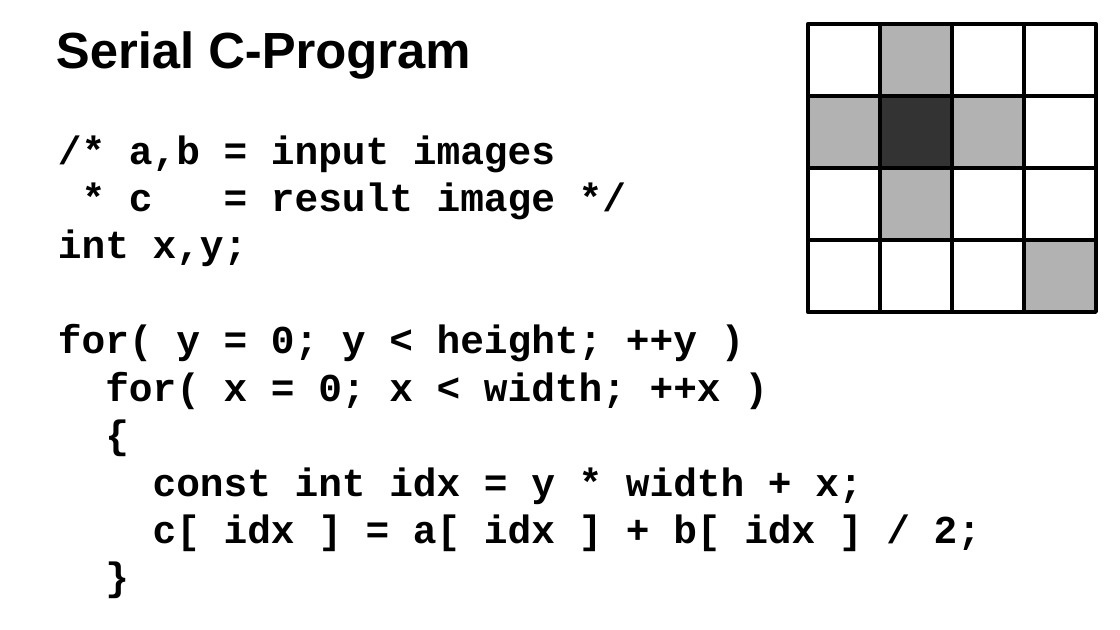
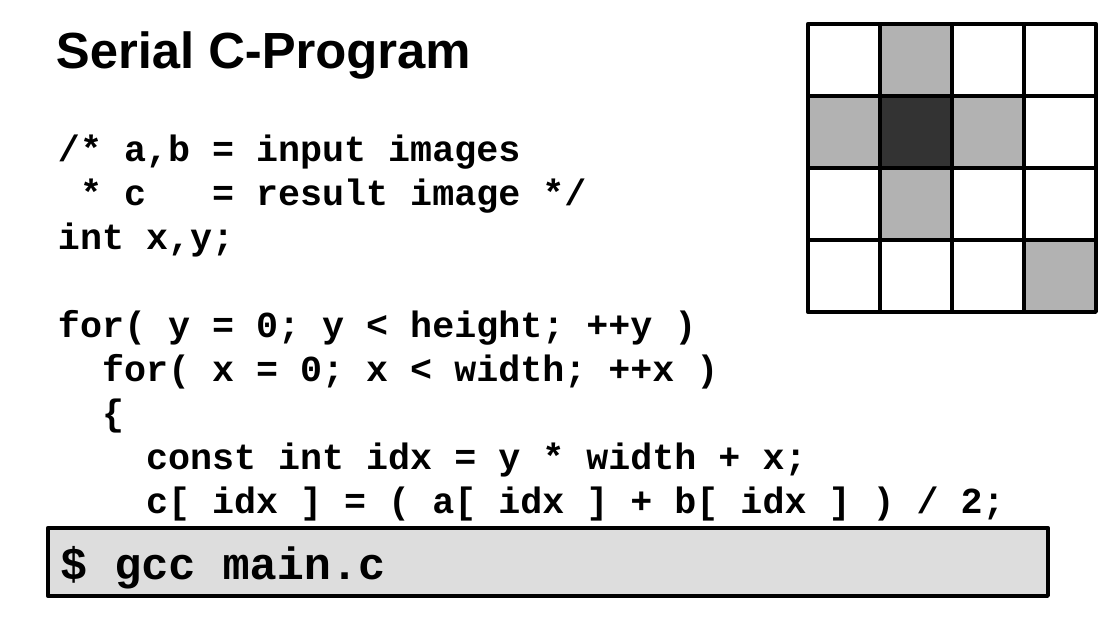
Before and after one commit to ax3l/datenspuren_2016, a slide deck: slide 17 of Slides.odp. Drawn at 1120x630 pixels with LibreOffice and Linux fonts; fonts in the diff are those of the drawing; background and template pictures are left out. Boxes give left, top, right and bottom in pixels: in the first picture for what was removed or moved away, otherwise in the second. Text is boxed around its words. In the diff, an @@ line names an element or a change of style, - is before the commit and + after.

```diff
--- a/Slides.odp
+++ b/Slides.odp
@@ text at box(58, 135, 807, 477): size 28 to 26 pt in "/* a,b = input images", "* c = result image */", "int x,y;", "for( y = 0; y < height; ..." and 4 more places @@
@@ text at box(146, 487, 1005, 521): text changed; size 28 to 26 pt @@
-c[ idx ] = a[ idx ] + b[ idx ] / 2;
+c[ idx ] = ( a[ idx ] + b[ idx ] ) / 2;
@@ rectangle added at box(48, 528, 1048, 597), fill #DDDDDD, outline #000000 3 pt, 32 pt, text #000000, bold @@
+$ gcc main.c
```
Also in this commit, not shown: 5 other slides changed, 8 slides added.
